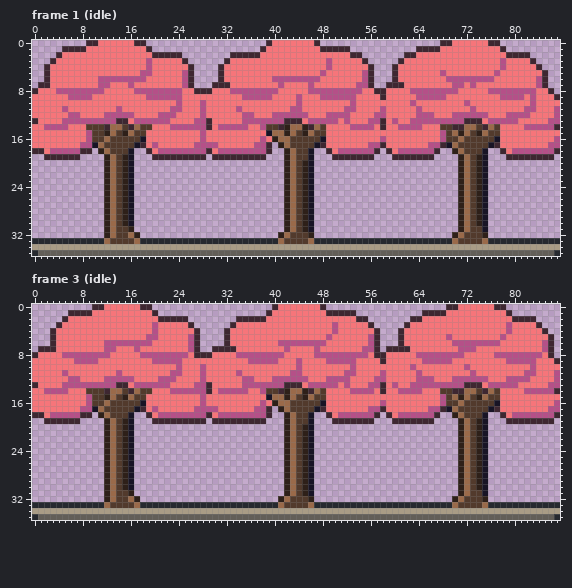
Edited in one commit: pixel-art file (art/obstacles/cherry-trees@50.aseprite). Above: the version before the commit.
88x36 pixels, 4 frames. Shown: frame 1 (idle), frame 3 (idle). The commit also changed other frames, which this record leaves out.
The same view after the edit:
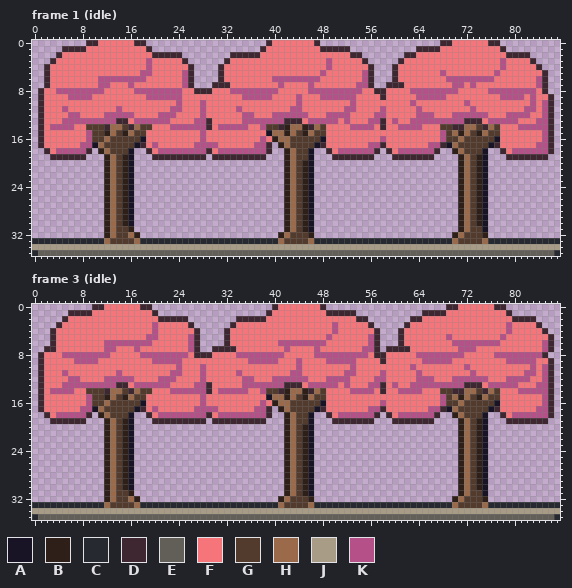
Palette (. is transparent): A #181425  B #2e2019  C #26292f  D #3e2731  E #625e58  F #f6757a  G #523a2c  H #9a6a4a  J #a99c86  K #b55088
Change:
Frame 1 (idle):
The author put colour D in row 19 at x 8.
Colour F becomes colour D in row 8 at x 1 and 85; in rows 9 to 12 at x 1 and 86; in rows 13 to 14 at x 1; in rows 15 to 16 at x 1 and 86; in row 17 at x 1; in row 18 at x 2.
Colour K becomes colour D in rows 13 to 14 at x 86; in rows 17 to 18 at x 86.
Colour K becomes colour F in row 14 at x 2; in row 18 at x 3.
Colour D becomes colour K in row 18 at x 8.
Colour F becomes colour K in rows 10 to 12 at x 85; in row 13 at x 84 to 85; in row 14 at x 6 and 81; in rows 15 to 16 at x 85; in row 17 at x 84 to 85.
The edit erases colour D in row 7 at x 1; in row 8 at x 0 and 86; in row 9 at x 87; in row 13 at x 0; in row 14 at x 87; in row 18 at x 0 to 1 and 87.
The edit erases colour D in row 19 at x 2 and 86.
The edit erases colour F in row 9 at x 0; in row 10 at x 0 and 87; in rows 11 to 12 at x 0; in row 14 at x 0; in row 15 at x 0 and 87; in rows 16 to 17 at x 0.
The edit erases colour K in rows 11 to 13 at x 87; in rows 16 to 17 at x 87.
Frame 3 (idle): the same change as frame 1 (idle)
Pixel boxes of the changes (left, top, right, bottom) in both pictures:
changed: (32, 82, 86, 160)
changed: (518, 88, 560, 160)
changed: (32, 346, 86, 424)
changed: (518, 352, 560, 424)
